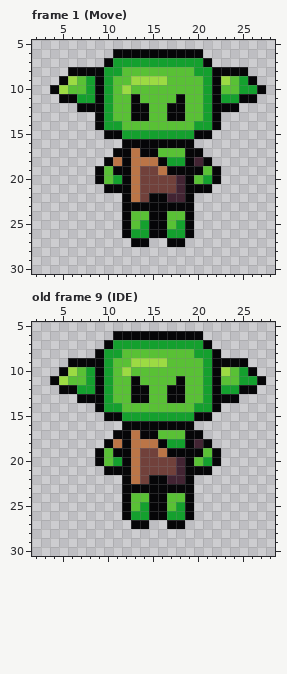
Pixel-art file -- RogueLike/Res/Enemies/Goblin.aseprite. This is how it looked before the edit.
32x32 pixels, 14 frames. Shown: frame 1 (Move): x 2..28, y 5..30; old frame 9 (IDE): x 2..28, y 5..30. The commit also changed other frames, which this record leaves out.
The result:
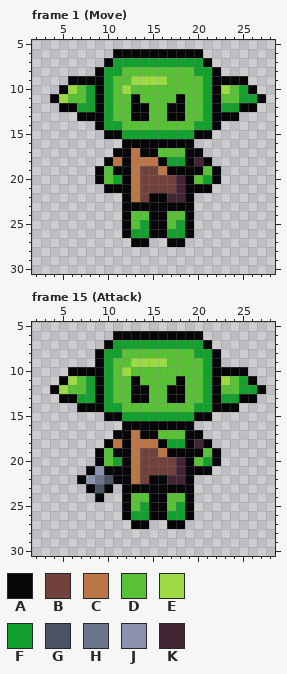
Palette (. is transparent): A #060608  B #71413b  C #bb7547  D #59c135  E #9cdb43  F #14a02e  G #4a5462  H #6d758d  J #8b93af  K #422433
A new or re-ordered frame is compared with the old frame closest to it.
Changes in this commit:
frames 14 -> 20
Changed rows in their new state; - is an unchanged pixel.
Frame 1 (Move):
first column x 4:
 8 --...--------------...--
 9 -.AAA--------------AAA.-
10 .AE----------------E--A.
11 AEDD---------------DDFFA
12 -AAFF--------------FFAA-
13 ---AA--------------AA---
Frame 15 (Attack) is new; against old frame 9 (IDE):
first column x 4:
 9 --...--------------...--
10 -.AAA--------------AAA.-
11 .AE----------------E--A.
12 AEDD---------------DDFFA
13 -AAFF--------------FFAA-
14 ---AA--------------AA---
first column x 7:
21 -AJ--
22 AJHGA
23 -AGA-
24 --A--
